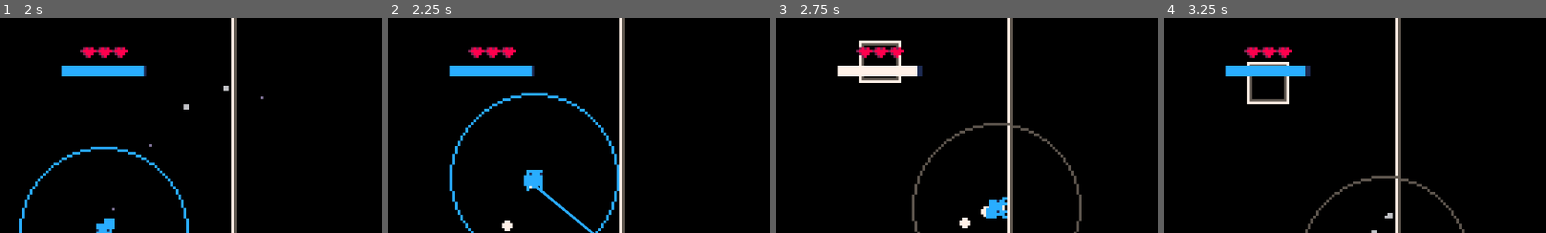
Above: before the commit, frames 1-4 (left to right).
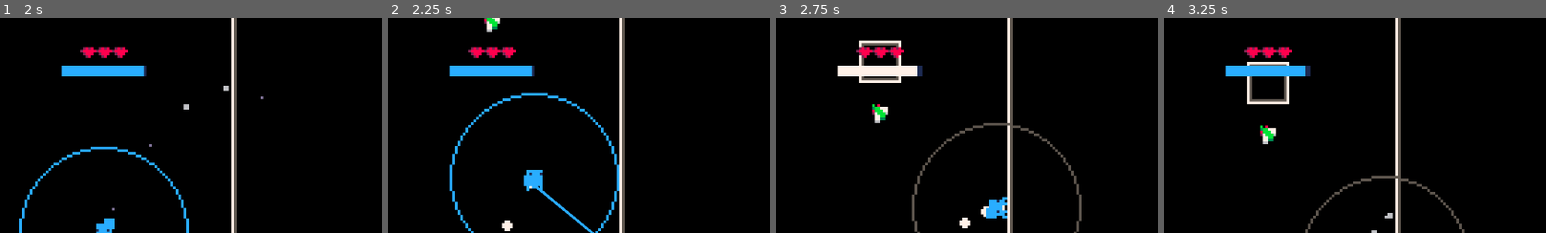
Above: after the commit, the same moments.

Repository: Flamenccio/spider-jump
Game: Godot game, scene res://scenes/ui/main_menu.tscn
Two runs of this game, one before a commit and one after it. Both use one fixed random seed, a clock stepped at 60 frames per second and the inputs below. The engine's default icon, where the game draws it, is replaced by a stand-in: a white triangle on a blue panel in a dark square.
Inputs (mouse positions are % of the whole screen's width and height, from its top left):
- Up to frame 1 (2 s): click (50, 59) at 0.5 s; tap Enter at 1.25 s; move the mouse to (45, 70) at 1.27 s; press the mouse at (45, 70) at 1.28 s; hold W (move_up) from 1.28 s (still down)
- Up to frame 2 (2.25 s): release W (move_up) at 2 s; release the mouse at (45, 70) at 2 s; drag from (80, 65) to (50, 50) at 2.02 s
- Up to frame 3 (2.75 s): no input
- Up to frame 4 (3.25 s): move the mouse to (20, 35) at 2.77 s; hold A (move_left) from 2.78 s (still down); tap Delete at 2.85 s
The pictures show only the part of the screen within x 36-86%, y 0-50%; the shares and areas given below are measured in that part.

Frame 1 is identical in both runs. In frame 2, 0.2% of the frame differs, in the area x 25-30%, y 0-7%; in frame 3, 0.3%; in frame 4, 0.3%, in the area x 25-30%, y 49-59%.

Commit message:
add some sound effects

Diff:
--- /dev/null
+++ b/default_bus_layout.tres
@@ -0,0 +1,15 @@
+[gd_resource type="AudioBusLayout" format=3 uid="uid://bl6mhx5fen1tq"]
+
+[resource]
+bus/1/name = &"UI"
+bus/1/solo = false
+bus/1/mute = false
+bus/1/bypass_fx = false
+bus/1/volume_db = -1.9947557
+bus/1/send = &"Master"
+bus/2/name = &"SFX"
+bus/2/solo = false
+bus/2/mute = false
+bus/2/bypass_fx = false
+bus/2/volume_db = -1.7570019
+bus/2/send = &"Master"
--- a/scenes/entities/player.tscn
+++ b/scenes/entities/player.tscn
@@ -37,6 +37,7 @@
 [ext_resource type="Script" uid="uid://bc4pxggsqm6r2" path="res://behavior_state/player/powerup_entry.gd" id="42_6e8lb"]
 [ext_resource type="Script" uid="uid://dvmvkg11wuswa" path="res://behavior_state/player/exit_powerup.gd" id="43_2gdjj"]
 [ext_resource type="Script" uid="uid://b5qt5klwp6ofn" path="res://scripts/player/sprite_flipper.gd" id="43_dgu1j"]
+[ext_resource type="Script" uid="uid://dnhwoprufjf3i" path="res://scripts/player/player_sound_player.gd" id="44_dta47"]
 [ext_resource type="Script" uid="uid://8orrwuu7cbd1" path="res://behavior_state/player/hoverfly_entry.gd" id="44_mx1m4"]
 [ext_resource type="Script" uid="uid://c3vpumt4ibfs8" path="res://behavior_state/player/hoverfly_exit.gd" id="45_4gjji"]
 [ext_resource type="Script" uid="uid://fxdybcfvd8ft" path="res://behavior_state/player/fly.gd" id="46_u2ulf"]
@@ -632,13 +633,14 @@
 script = ExtResource("33_bj30b")
 state_machine = ExtResource("34_jc3p3")
 
-[node name="Aim" type="Node" parent="StateMachineHandler" node_paths=PackedStringArray("_ground_check", "_player", "_animator", "_particle_emitter")]
+[node name="Aim" type="Node" parent="StateMachineHandler" node_paths=PackedStringArray("_ground_check", "_player", "_animator", "_particle_emitter", "_sound_player")]
 script = ExtResource("35_jc3p3")
 _ground_check = NodePath("../../Casters/GroundRaycast")
 _player = NodePath("../..")
 _animator = NodePath("../../SpriteTree")
 _jump_force = 170.0
 _particle_emitter = NodePath("../../Particles/ParticleEmitter")
+_sound_player = NodePath("../../SoundPlayer")
 
 [node name="Climb" type="Node" parent="StateMachineHandler" node_paths=PackedStringArray("_player")]
 script = ExtResource("36_hhpqf")
@@ -721,6 +723,9 @@
 script = ExtResource("43_dgu1j")
 _sprite_tree = NodePath("../SpriteTree")
 _player = NodePath("..")
+
+[node name="SoundPlayer" type="Node" parent="."]
+script = ExtResource("44_dta47")
 
 [connection signal="internal_move_input_change" from="." to="LedgeClimb" method="_on_player_move_change"]
 [connection signal="internal_move_input_change" from="." to="StateMachineHandler/Crawl" method="_on_move_input_change"]
@@ -775,10 +780,13 @@
 [connection signal="land_on_normal" from="Handlers/GroundHandler" to="Particles/ParticleEmitter" method="spawn_dust"]
 [connection signal="land_on_normal" from="Handlers/GroundHandler" to="StateMachineHandler/Aim" method="_on_normal_land"]
 [connection signal="land_on_normal" from="Handlers/GroundHandler" to="StateMachineHandler/Idle" method="_normal_updated"]
+[connection signal="land_on_normal" from="Handlers/GroundHandler" to="SoundPlayer" method="play_land" unbinds=1]
 [connection signal="land_on_slip" from="Handlers/GroundHandler" to="StateMachineHandler" method="set_param" binds= ["ground_type", "slip"]]
 [connection signal="leave_ground" from="Handlers/GroundHandler" to="StateMachineHandler/Aim" method="_on_leave_ground"]
 [connection signal="leave_ground" from="Handlers/GroundHandler" to="StateMachineHandler" method="set_param" binds= ["ground_type", "air"]]
+[connection signal="on_powerup_started" from="Handlers/PowerupHandler" to="SoundPlayer" method="play_gain_powerup"]
 [connection signal="on_powerup_started" from="Handlers/PowerupHandler" to="." method="_start_invincibility" binds= [2.0]]
+[connection signal="powerup_ended" from="Handlers/PowerupHandler" to="SoundPlayer" method="play_lose_powerup"]
 [connection signal="powerup_ended" from="Handlers/PowerupHandler" to="." method="_start_invincibility" binds= [3.0]]
 [connection signal="powerup_started" from="Handlers/PowerupHandler" to="Handlers/GroundHandler" method="_on_powerup_started"]
 [connection signal="powerup_started" from="Handlers/PowerupHandler" to="Particles/ParticleEmitter" method="spawn_powerup_flash" unbinds=1]
@@ -787,4 +795,5 @@
 [connection signal="lose_powerup" from="Handlers/DangerHandler" to="Handlers/PowerupHandler" method="_end_powerups"]
 [connection signal="player_damaged" from="Handlers/DangerHandler" to="." method="_on_danger_entered"]
 [connection signal="player_damaged" from="Handlers/DangerHandler" to="Particles/ParticleEmitter" method="spawn_player_hit"]
+[connection signal="player_damaged" from="Handlers/DangerHandler" to="SoundPlayer" method="play_hurt"]
 [connection signal="player_damaged" from="Handlers/DangerHandler" to="StateMachineHandler" method="set_param" flags=3 binds= ["ko", true]]
--- a/scenes/game.tscn
+++ b/scenes/game.tscn
@@ -32,6 +32,10 @@
 [ext_resource type="Texture2D" uid="uid://bn75rko42o47k" path="res://sprites/blinkfly_reticle-Sheet.png" id="29_suyxu"]
 [ext_resource type="Script" uid="uid://c10ujhyqm6myp" path="res://scripts/player/blinkfly_reticle.gd" id="30_sgl2t"]
 [ext_resource type="Script" uid="uid://17d65kmluvtj" path="res://scripts/game/player_hints.gd" id="32_wljb1"]
+[ext_resource type="PackedScene" uid="uid://c86i2lk66j4dv" path="res://scenes/level_objects/generic_item.tscn" id="33_twgab"]
+[ext_resource type="Resource" uid="uid://bdw182pwtkml6" path="res://resources/powerups/blinkfly.tres" id="34_twgab"]
+[ext_resource type="Texture2D" uid="uid://bquahomw7iykq" path="res://sprites/powerups.png" id="35_nepv3"]
+[ext_resource type="Shape2D" uid="uid://xea35tgp3ulm" path="res://resources/default_item_hitbox.tres" id="36_7025r"]
 
 [sub_resource type="RectangleShape2D" id="RectangleShape2D_eow3j"]
 size = Vector2(256, 16)
@@ -82,9 +86,14 @@
 "speed": 12.0
 }]
 
+[sub_resource type="AtlasTexture" id="AtlasTexture_ih772"]
+atlas = ExtResource("35_nepv3")
+region = Rect2(48, 0, 8, 8)
+
 [node name="Game" type="Node2D"]
 process_mode = 3
 script = ExtResource("1_264po")
+_debug_initial_difficulty = 4
 _base_stamina_drain_amount = 0.033
 
 [node name="Camera" type="Camera2D" parent="." node_paths=PackedStringArray("_follow_target")]
@@ -225,6 +234,18 @@
 
 [node name="PlayerHints" type="Node" parent="."]
 script = ExtResource("32_wljb1")
+
+[node name="Blinkfly" parent="." instance=ExtResource("33_twgab")]
+position = Vector2(0, -100)
+_debug_item = ExtResource("34_twgab")
+_item_id = "blinkfly"
+
+[node name="@Sprite2D@47966" type="Sprite2D" parent="Blinkfly"]
+z_index = 10
+texture = SubResource("AtlasTexture_ih772")
+
+[node name="@CollisionShape2D@47967" type="CollisionShape2D" parent="Blinkfly"]
+shape = ExtResource("36_7025r")
 
 [connection signal="game_exited" from="." to="UI/PauseScreen" method="_on_pause_screen_disabled" flags=3]
 [connection signal="game_exited" from="." to="UI/TransitionWipe" method="play_enter_animation"]
--- a/scenes/ui/main_menu.tscn
+++ b/scenes/ui/main_menu.tscn
@@ -1,9 +1,10 @@
-[gd_scene load_steps=12 format=3 uid="uid://ive8w8v858du"]
+[gd_scene load_steps=13 format=3 uid="uid://ive8w8v858du"]
 
 [ext_resource type="Script" uid="uid://sfl4mrieo753" path="res://scripts/ui/main_menu.gd" id="1_bqqt6"]
 [ext_resource type="Texture2D" uid="uid://dp2wmxagsoqx3" path="res://sprites/title_screen_elements-Sheet.png" id="1_l6cm7"]
 [ext_resource type="Texture2D" uid="uid://dbs0f2vbqjyh3" path="res://sprites/title_screen_buttons.png" id="2_ekxnf"]
 [ext_resource type="PackedScene" uid="uid://gq51feusbdw7" path="res://scenes/ui/screen_wipe.tscn" id="4_wu84c"]
+[ext_resource type="AudioStream" uid="uid://bl83no143xg5r" path="res://sounds/ui/select.wav" id="5_x2yvf"]
 
 [sub_resource type="AtlasTexture" id="AtlasTexture_rtw2f"]
 atlas = ExtResource("2_ekxnf")
@@ -108,8 +109,14 @@
 [node name="Black" parent="." instance=ExtResource("4_wu84c")]
 layout_mode = 1
 
+[node name="ButtonSelect" type="AudioStreamPlayer" parent="."]
+stream = ExtResource("5_x2yvf")
+bus = &"UI"
+
 [connection signal="pressed" from="ExitButton" to="." method="_quit_game"]
+[connection signal="pressed" from="ExitButton" to="ButtonSelect" method="play"]
 [connection signal="pressed" from="PlayButton" to="." method="_queue_load_arcade"]
 [connection signal="pressed" from="PlayButton" to="Black" method="play_enter_animation"]
+[connection signal="pressed" from="PlayButton" to="ButtonSelect" method="play"]
 [connection signal="ready" from="Black" to="Black" method="play_exit_animation"]
 [connection signal="transition_animation_finished" from="Black" to="." method="_on_black_transition_animation_finished"]
--- a/scenes/ui/pause_screen.tscn
+++ b/scenes/ui/pause_screen.tscn
@@ -1,9 +1,10 @@
-[gd_scene load_steps=12 format=3 uid="uid://dind7ho1brwrn"]
+[gd_scene load_steps=13 format=3 uid="uid://dind7ho1brwrn"]
 
 [ext_resource type="Script" uid="uid://drqv7cbcuecnt" path="res://scripts/ui/pause_screen.gd" id="1_27awe"]
 [ext_resource type="PackedScene" uid="uid://gq51feusbdw7" path="res://scenes/ui/screen_wipe.tscn" id="1_gchx3"]
 [ext_resource type="Texture2D" uid="uid://ddmvrvqngqji3" path="res://resources/powerups/screen_wipe_1.png" id="2_qeunj"]
 [ext_resource type="Texture2D" uid="uid://8e7tqh61xbai" path="res://sprites/pause_menu_elements.png" id="3_hr2n2"]
+[ext_resource type="AudioStream" uid="uid://bl83no143xg5r" path="res://sounds/ui/select.wav" id="5_wrw5x"]
 
 [sub_resource type="AtlasTexture" id="AtlasTexture_27awe"]
 atlas = ExtResource("3_hr2n2")
@@ -114,6 +115,10 @@
 texture_pressed = SubResource("AtlasTexture_lubob")
 texture_hover = SubResource("AtlasTexture_213y4")
 
+[node name="ButtonSelect" type="AudioStreamPlayer" parent="."]
+stream = ExtResource("5_wrw5x")
+bus = &"UI"
+
 [connection signal="internal_disabled" from="." to="TitleBar" method="play_exit_animation"]
 [connection signal="internal_disabled" from="." to="Title" method="hide" flags=3]
 [connection signal="internal_disabled" from="." to="ResumeButton" method="hide" flags=3]
@@ -123,5 +128,7 @@
 [connection signal="internal_enabled" from="." to="ResumeButton" method="show" flags=3]
 [connection signal="internal_enabled" from="." to="ExitButton" method="show" flags=3]
 [connection signal="transition_animation_finished" from="TitleBar" to="." method="_on_title_bar_animation_complete"]
+[connection signal="pressed" from="ResumeButton" to="ButtonSelect" method="play"]
 [connection signal="pressed" from="ResumeButton" to="." method="_on_button_pressed" binds= ["resume"]]
+[connection signal="pressed" from="ExitButton" to="ButtonSelect" method="play"]
 [connection signal="pressed" from="ExitButton" to="." method="_on_button_pressed" binds= ["exit"]]
--- a/scripts/entities/level_up_platform.gd
+++ b/scripts/entities/level_up_platform.gd
@@ -47,4 +47,5 @@
 		PlayerStatsInterface.change_stat.emit(PlayerStatsInterface.STATS_STAMINA, _LEVEL_UP_STAMINA_RESTORE)
 		platform_triggered.emit()
 		GlobalFlashParticleSpawner.spawn_particle("player_level_up_text", global_position, 0.0)
+		GlobalSoundManager.play_sound("player/level_up", "SFX")
 		player.call("on_level_up_platform_reached")
--- a/scripts/game/death_trigger.gd
+++ b/scripts/game/death_trigger.gd
@@ -6,5 +6,6 @@
 func _on_body_entered(body: Node2D) -> void:
 	var pos = Vector2(body.global_position.x, global_position.y)
 	GlobalFlashParticleSpawner.spawn_particle("player_death_flash", pos, 0.0)
+	GlobalSoundManager.play_sound("player/die", "SFX")
 	player_fell.emit()
 	player_fell_here.emit(body.global_position)
--- a/scripts/particles/player_particle_emitter.gd
+++ b/scripts/particles/player_particle_emitter.gd
@@ -24,6 +24,7 @@
 	_jumped = true
 	_particle_spawner.spawn_particle("player_jump_dust", _player.global_position, _player.rotation)
 
+
 # Called when player jumps under the hopperpop powerup
 func spawn_hopperpop_jump_dust() -> void:
 	_jumped = true
--- a/scripts/player/ground_handler.gd
+++ b/scripts/player/ground_handler.gd
@@ -39,6 +39,7 @@
 			# Do not rotate towards normal when hoverfly powerup
 			if GameConstants.current_powerup != ItemIds.HOVERFLY_POWERUP:
 				_update_current_surface_normal(body.shape_owner_get_owner(body_shape_index))
+
 
 	# Slip
 	if GameConstants.current_powerup != ItemIds.HEAVY_BEETLE_POWERUP:
--- /dev/null
+++ b/scripts/player/player_sound_player.gd
@@ -0,0 +1,46 @@
+extends Node
+
+var _sound_manager := GlobalSoundManager
+var _jumped := false
+
+func play_jump() -> void:
+	_jumped = true
+	_sound_manager.play_sound("player/jump", "SFX")
+
+
+func play_hopperpop_jump() -> void:
+	_jumped = true
+	_sound_manager.play_sound("player/super_jump", "SFX")
+
+
+func play_antibug_jump() -> void:
+	_jumped = true
+	_sound_manager.play_sound("player/reverse_jump", "SFX")
+
+
+func play_bubblebee_jump() -> void:
+	_jumped = true
+	_sound_manager.play_sound("player/bubble_jump", "SFX")
+
+
+func play_blinkfly_jump() -> void:
+	_jumped = true
+	_sound_manager.play_sound("player/blinkfly_jump", "SFX")
+
+
+func play_land() -> void:
+	if not _jumped: return
+	_jumped = false
+	_sound_manager.play_sound("player/land", "SFX")
+
+
+func play_hurt() -> void:
+	_sound_manager.play_sound("player/hurt", "SFX")
+
+
+func play_lose_powerup() -> void:
+	_sound_manager.play_sound("player/lose_powerup", "SFX")
+
+
+func play_gain_powerup() -> void:
+	_sound_manager.play_sound("player/gain_powerup", "SFX")
--- /dev/null
+++ b/scripts/sound/sound_player.gd
@@ -0,0 +1 @@
+extends AudioStreamPlayer
--- a/scripts/utility/sound_manager.gd
+++ b/scripts/utility/sound_manager.gd
@@ -1,5 +1,6 @@
 class_name SoundManager
 extends Node
+## Handles non positional playing of sounds and music.
 
 const _DEFAULT_SOUND_DIRECTORY = "res://sounds/"
 const _DEFAULT_MUSIC_DIRECTORY = "res://music/"
@@ -11,12 +12,31 @@
 const _WAV_EXTENSION = ".wav"
 const _REGEX_END_STRING = "$"
 
+# Sound players
+const _DEFAULT_MAX_PLAYERS = 20
+const _DEFAULT_POLYPHONY = 1
+
 var _ogg_regex := RegEx.new()
 var _mp3_regex := RegEx.new()
 var _wav_regex := RegEx.new()
 
+# Sound dictionaries
+## Readonly copy of sounds dictionary
+var sounds: Dictionary:
+	get:
+		return _sounds.duplicate()
+	set(value):
+		return
+## Readonly copy of music dictionary
+var music: Dictionary:
+	get:
+		return _music.duplicate()
+	set(value):
+		return
 var _sounds := {}
 var _music := {}
+var _available_sound_players: Array[AudioStreamPlayer]
+var _busy_sound_players: Array[AudioStreamPlayer]
 
 ## Searches for sound files recursively on ready.[br]
 ## If none given, searches through `res://sounds/` by default.
@@ -26,7 +46,11 @@
 ## If none given, searches through `res://music/` by default.
 @export var _music_directories: Array[String]
 
+@export var _max_players: int = -1
+
 func _ready() -> void:
+
+	_max_players = _max_players if _max_players > -1 else _DEFAULT_MAX_PLAYERS
 
 	# Compile regex
 	_ogg_regex.compile(_FILE_EXTENSION_REGEX_BASE + _OGG_EXTENSION + _REGEX_END_STRING)
@@ -35,20 +59,81 @@
 
 	# Load stuff
 	if _sounds_directories.size() == 0:
-		var full_paths = _load_sounds(_DEFAULT_SOUND_DIRECTORY)
-		_sounds.merge(_to_dictionary(full_paths, _DEFAULT_SOUND_DIRECTORY))
+		# If loading from default locations and not the global sound manager,
+		# copy the loaded sounds from the global sound manager
+		if GlobalSoundManager != self:
+			_sounds.assign(GlobalSoundManager.sounds)
+		else:
+			var full_paths = _load_sounds(_DEFAULT_SOUND_DIRECTORY)
+			_sounds.merge(_to_dictionary(full_paths, _DEFAULT_SOUND_DIRECTORY))
 	else:
 		for d in _sounds_directories:
 			var full_paths = _load_sounds(d)
 			_sounds.merge(_to_dictionary(full_paths, d))
 
 	if _music_directories.size() == 0:
-		var full_paths = _load_sounds(_DEFAULT_MUSIC_DIRECTORY)
-		_music.merge(_to_dictionary(full_paths, _DEFAULT_MUSIC_DIRECTORY))
+		if GlobalSoundManager != self:
+			_music.assign(GlobalSoundManager.music)
+		else:
+			var full_paths = _load_sounds(_DEFAULT_MUSIC_DIRECTORY)
+			_music.merge(_to_dictionary(full_paths, _DEFAULT_MUSIC_DIRECTORY))
 	else:
 		for d in _music_directories:
 			var full_paths = _load_sounds(d)
 			_music.merge(_to_dictionary(full_paths, d))
+
+
+## Play a nonpositional sound with id `sound_id`.
+func play_sound(sound_id: String, bus: String = "Master") -> void:
+
+	var file_path = _sounds[sound_id] as String
+	var sound: AudioStream
+
+	if file_path.contains(_MP3_EXTENSION):
+		sound = AudioStreamMP3.load_from_file(file_path)
+	elif file_path.contains(_OGG_EXTENSION):
+		sound = AudioStreamOggVorbis.load_from_file(file_path)
+	elif file_path.contains(_WAV_EXTENSION):
+		sound = AudioStreamWAV.load_from_file(file_path)
+	else:
+		push_warning("sound manager: invalid audio '{0}'".format({"0": sound_id}))
+		return
+
+	_enqueue_sound(sound, bus)
+
+
+func _enqueue_sound(sound: AudioStream, bus: String) -> void:
+
+	# All available sound players are busy
+	if _busy_sound_players.size() >= _max_players:
+		push_warning("sound manager: ran out of audio players!")
+		return
+
+	# Use an available sound player
+	if _available_sound_players.size() > 0:
+		var next_player = _available_sound_players.pop_front()
+		next_player.stream = sound
+		next_player.bus = bus
+		next_player.play()
+		return
+
+	# Make another sound player
+	if _available_sound_players.size() == 0:
+		var new_player = AudioStreamPlayer.new()
+		add_child(new_player)
+		new_player.max_polyphony = _DEFAULT_POLYPHONY
+		new_player.finished.connect(_return_player.bind(new_player))
+		new_player.stream = sound
+		new_player.bus = bus
+		new_player.play()
+		return
+
+
+func _return_player(player: AudioStreamPlayer) -> void:
+	player.stop()
+	player.stream = null
+	_busy_sound_players.erase(player)
+	_available_sound_players.push_back(player)
 
 
 func _load_sounds(directory: String) -> Array[String]:
@@ -87,13 +172,3 @@
 		dict[id] = p
 
 	return dict
-
-
-## Play a nonpositional sound.
-func play_sound(sound_id: String) -> void:
-	## TODO: complete
-	## TODO: make a sound player node class
-	# must handle one-shot and persistent situations
-	# must handle non-positional and positional situations
-	var file_path = _sounds[sound_id]
-	pass
--- a/states/aim.gd
+++ b/states/aim.gd
@@ -26,6 +26,7 @@
 @export var _animator: SpriteTree
 @export var _jump_force: float = 1.0
 @export var _particle_emitter: Node
+@export var _sound_player: Node
 
 func _ready() -> void:
 	PlayerEventBus.powerup_started.connect(func(powerup: String):
@@ -110,13 +111,19 @@
 	_jumped = true
 	player_jumped.emit()
 
-	# Spawn particles
+	# Spawn effects
 	match _powerup:
 		ItemIds.HOPPERPOP_POWERUP:
+			_sound_player.play_hopperpop_jump()
 			_particle_emitter.spawn_hopperpop_jump_dust()
 		ItemIds.BUBBLEBEE_POWERUP:
+			_sound_player.play_bubblebee_jump()
 			_particle_emitter.spawn_bubblebee_jump_dust()
+		ItemIds.ANTIBUG_POWERUP:
+			_sound_player.play_antibug_jump()
+			_particle_emitter.spawn_jump_dust()
 		_:
+			_sound_player.play_jump()
 			_particle_emitter.spawn_jump_dust()
 
 
@@ -159,3 +166,4 @@
 	_jumped = true
 	player_blinkfly_jumped.emit()
 	_particle_emitter.spawn_jump_dust()
+	_sound_player.play_blinkfly_jump()
Not shown: 1 places in scenes/entities/player.tscn that only renumber resources
Not shown: 1 places in scenes/game.tscn that only renumber resources
Not shown, added: scripts/player/player_sound_player.gd.uid
Not shown, added: scripts/sound/sound_player.gd.uid
Not shown, added: sounds/player/aim.wav.import
Not shown, added: sounds/player/blinkfly_jump.wav.import
Not shown, added: sounds/player/bubble_jump.wav.import
Not shown, added: sounds/player/die.wav.import
Not shown, added: sounds/player/gain_powerup.wav.import
Not shown, added: sounds/player/hurt.wav.import
Not shown, added: sounds/player/jump.wav.import
Not shown, added: sounds/player/land.wav.import
(and 16 more such lines)
